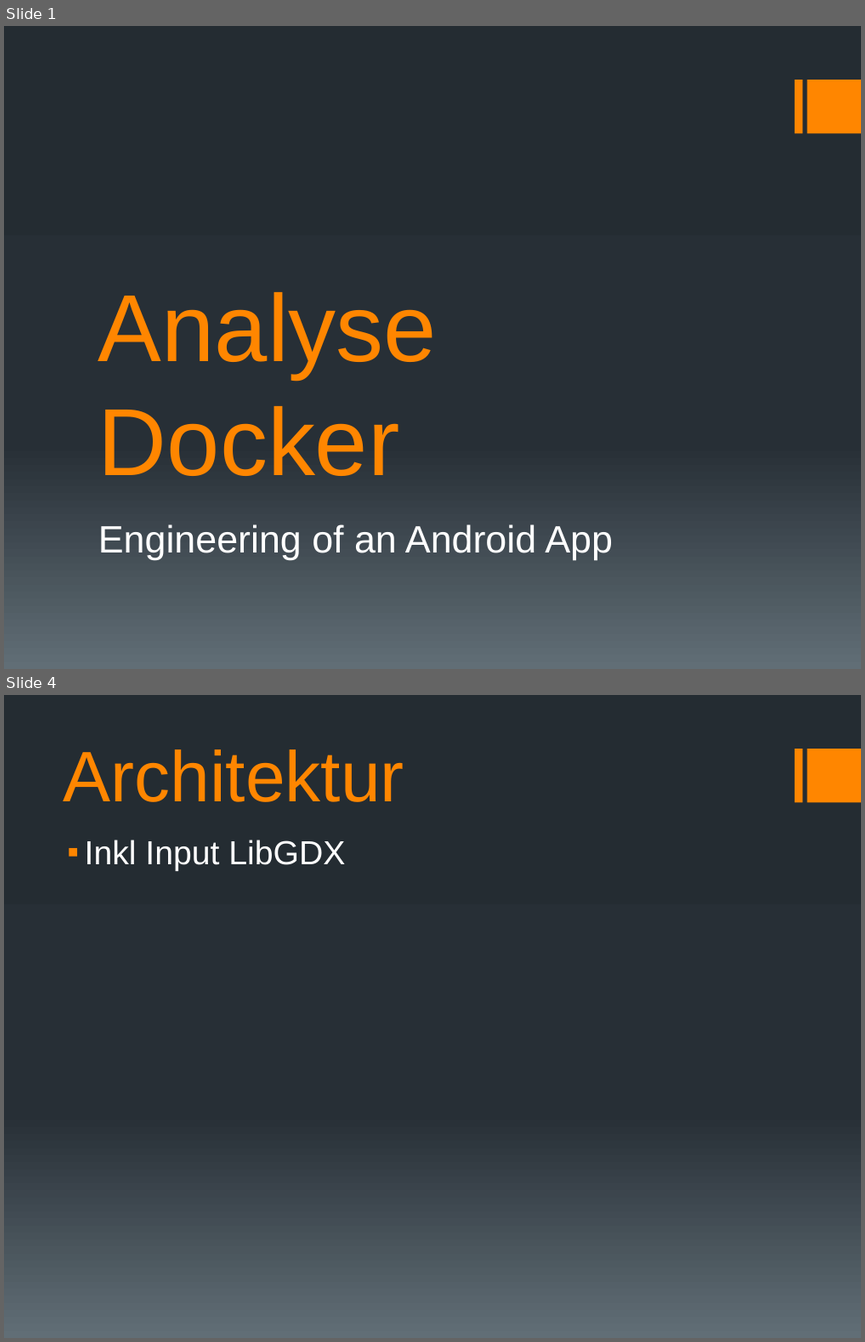
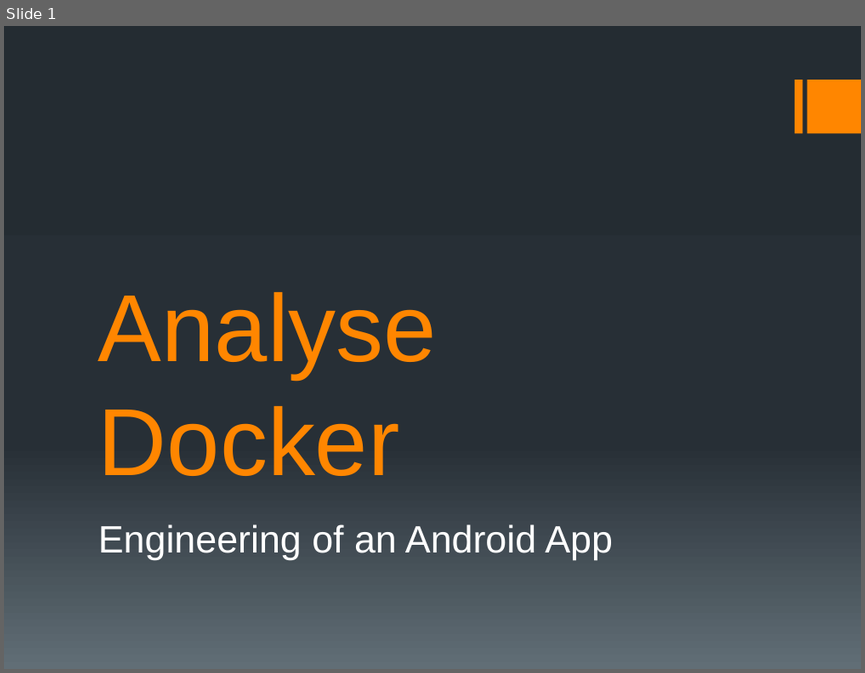
Before and after one commit to docker-apps/Docker, a slide deck: Documents/Analyse/Analyse_Präsentation_v1.pptx. Shown one above the other, each under a label of ours: slides 1 and 4 before the commit, slide 1 after it; the slides between them are not shown. The pictures are 865x1342 and 865x673 pixels, drawn with LibreOffice and Linux fonts; fonts in the diff are those of the drawing. Boxes give left, top, right and bottom in pixels: in the first picture for what was removed or moved away, otherwise in the second. Text is boxed around its words. In the diff, an @@ line names an element or a change of style, - is before the commit and + after.

```diff
--- a/Documents/Analyse/Analyse_Präsentation_v1.pptx
+++ b/Documents/Analyse/Analyse_Präsentation_v1.pptx
@@ slide 4 removed at (4,695,861,1338), background gradient #242C33 to #273037 to #636D76; not listed: 2 template elements that a slide beside it also shows @@
@@ title removed at (63,749,404,802) @@
-Architektur
@@ text removed at (85,839,345,871) @@
-▪ Inkl Input LibGDX
```
Also in this commit, not shown: 2 slides changed, 6 slides added, 1 other slide removed.
